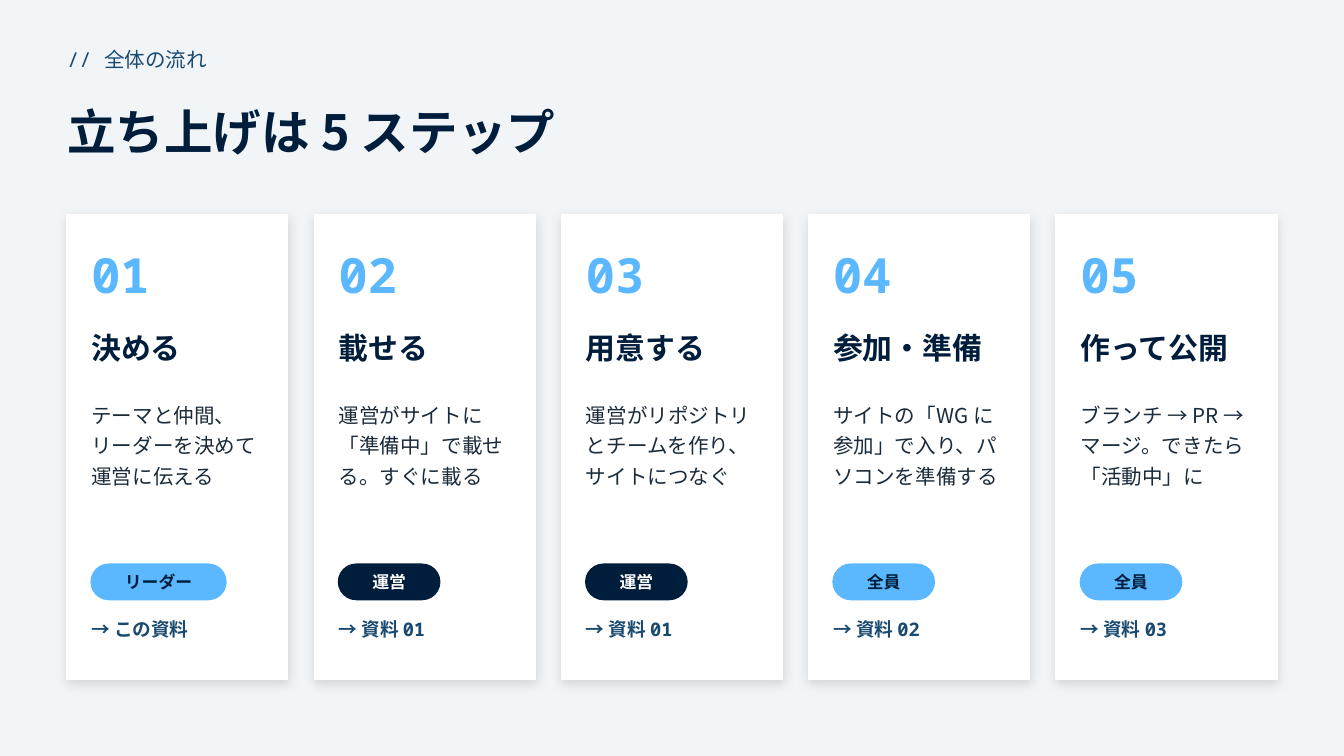
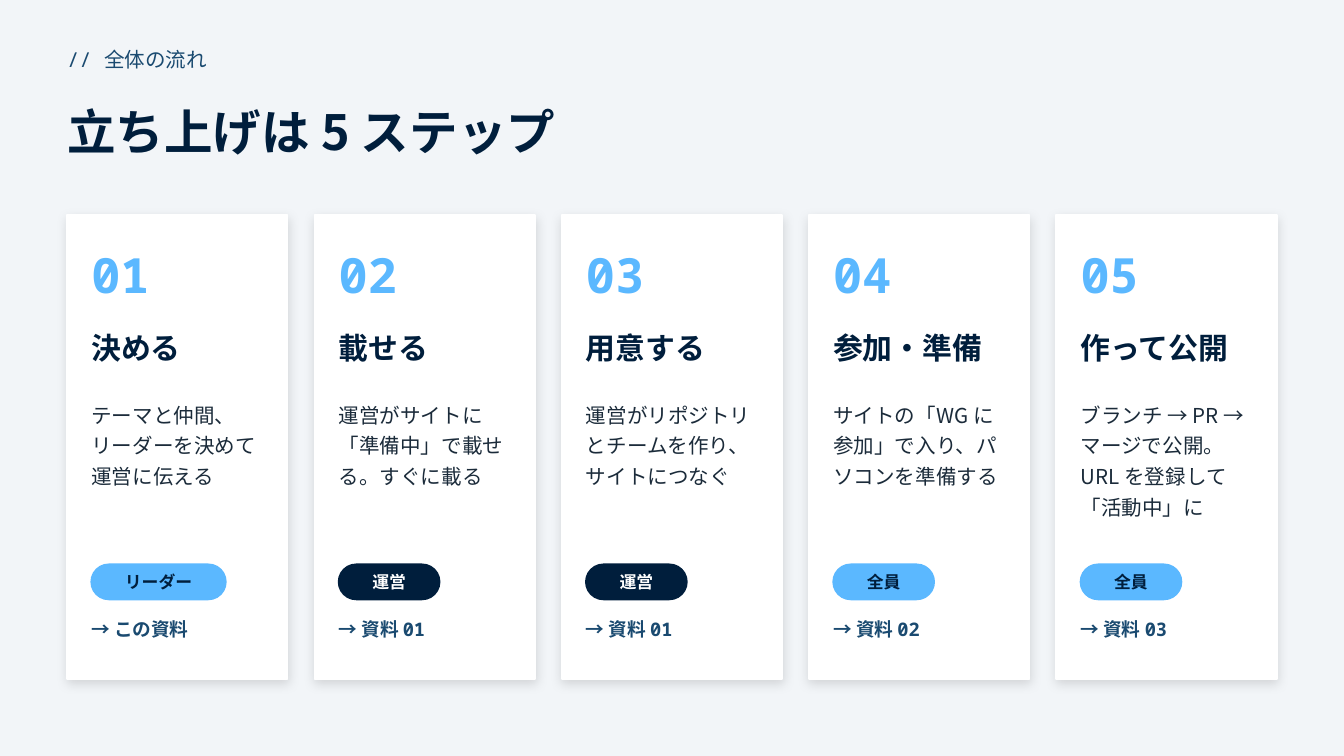
Before and after one commit to funITclub/homepage, a slide deck: slide 2 of static/guide/00_概要.pptx. Drawn at 1344x756 pixels with LibreOffice and Linux fonts; fonts in the diff are those of the drawing. Boxes give left, top, right and bottom in pixels: in the first picture for what was removed or moved away, otherwise in the second. Text is boxed around its words. In the diff, an @@ line names an element or a change of style, - is before the commit and + after.

```diff
--- a/static/guide/00_概要.pptx
+++ b/static/guide/00_概要.pptx
@@ text at <box>1081,405,1226,517</box>: text changed @@
-ブランチ → PR → マージ。できたら「活動中」に
+ブランチ → PR → マージで公開。URL を登録して「活動中」に
```
Also in this commit, not shown: 2 other slides changed, 4 other files.
